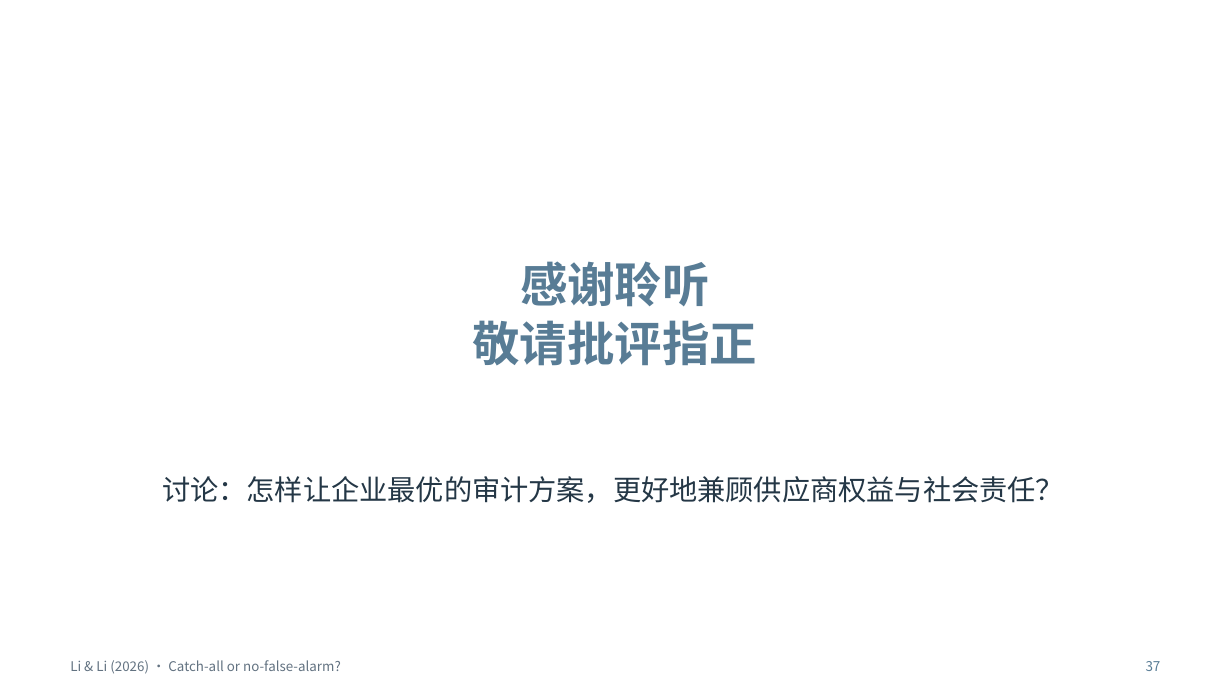
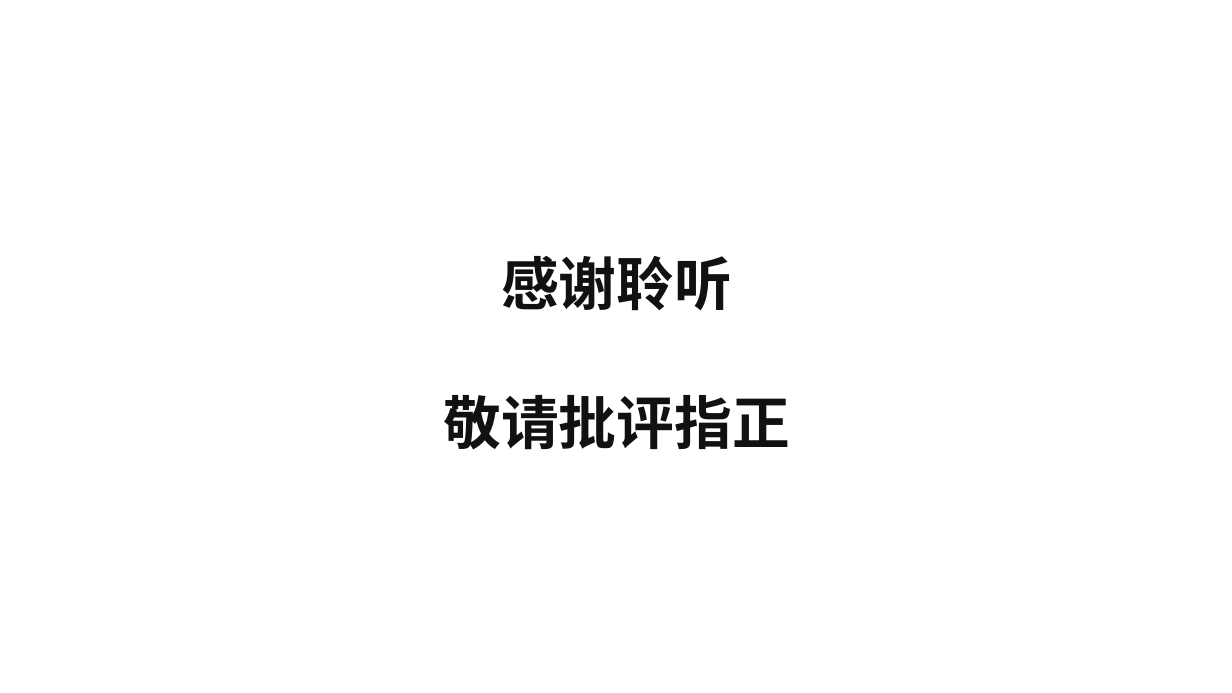
Before and after one commit to shuihongyan7-max/test-codex, a slide deck: slide 34 of 大组会.pptx (slide 37 before the commit). Drawn at 1232x693 pixels with LibreOffice and Linux fonts; fonts in the diff are those of the drawing; background and template pictures are left out. Boxes give left, top, right and bottom in pixels: in the first picture for what was removed or moved away, otherwise in the second. Text is boxed around its words. In the diff, an @@ line names an element or a change of style, - is before the commit and + after.

```diff
--- a/大组会.pptx
+++ b/大组会.pptx
@@ title "感谢聆听 敬请批评指正" at [443,256,790,450]: vertical alignment top to middle @@
@@ title at [443,256,790,450]: text changed; size 37 to 45 pt; text colour #587C95 to #111111 @@
-感谢聆听
-敬请批评指正
+感谢聆听
+敬请批评指正
@@ text removed at [162,476,1064,503] @@
-讨论：怎样让企业最优的审计方案，更好地兼顾供应商权益与社会责任？
@@ text removed at [70,660,341,674] @@
-Li & Li (2026) · Catch-all or no-false-alarm?
@@ text removed at [1146,661,1161,671] @@
-37
```
Also in this commit, not shown: 17 other slides changed, 25 slides added, 31 slides removed, 1 other file.
